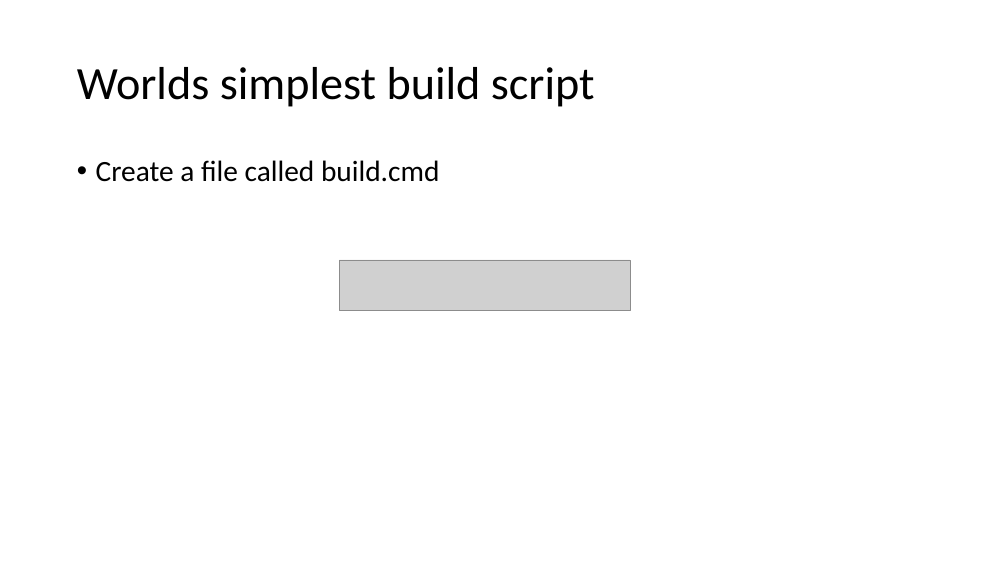
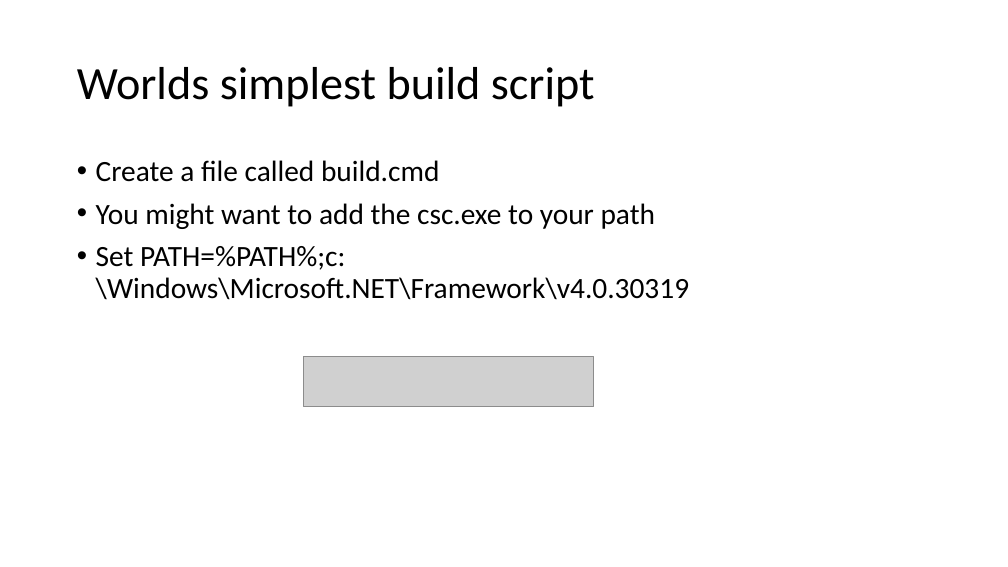
Before and after one commit to milodotnet/bootcamp, a slide deck: slide 31 of SourceControlPresentation.pptx. Drawn at 1008x567 pixels with LibreOffice and Linux fonts; fonts in the diff are those of the drawing; grey boxes stand for pictures. Boxes give left, top, right and bottom in pixels: in the first picture for what was removed or moved away, otherwise in the second. Text is boxed around its words. In the diff, an @@ line names an element or a change of style, - is before the commit and + after.

```diff
--- a/SourceControlPresentation.pptx
+++ b/SourceControlPresentation.pptx
@@ text at bbox=[96, 203, 689, 300]: paragraphs added @@
+• You might want to add the csc.exe to your path
+• Set PATH=%PATH%;c:\Windows\Microsoft.NET\Framework\v4.0.30319
@@ picture: place and size @@
-picture at bbox=[340, 260, 630, 311]
+picture at bbox=[303, 356, 594, 407]
```
Also in this commit, not shown: 2 other slides changed, 5 slides added.
